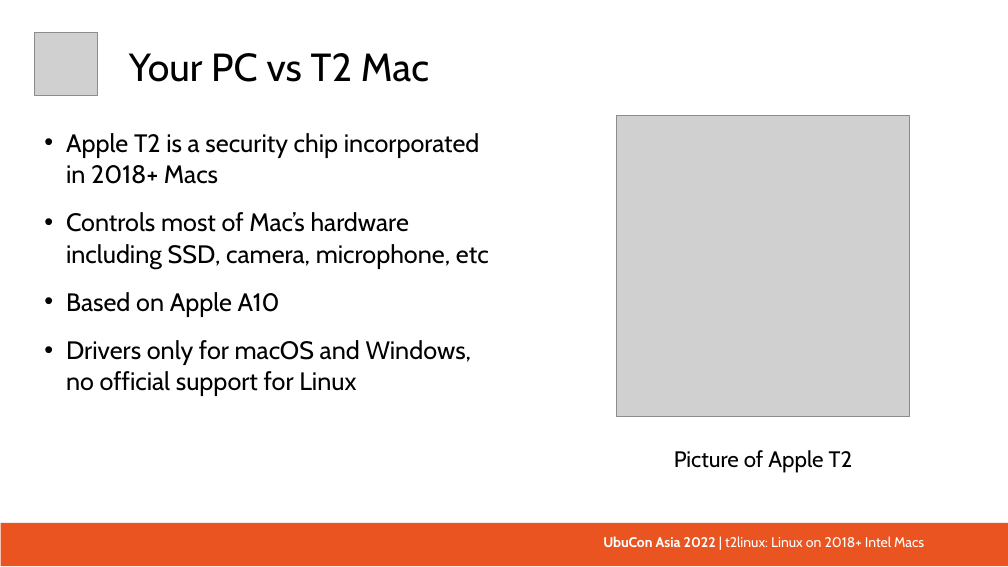
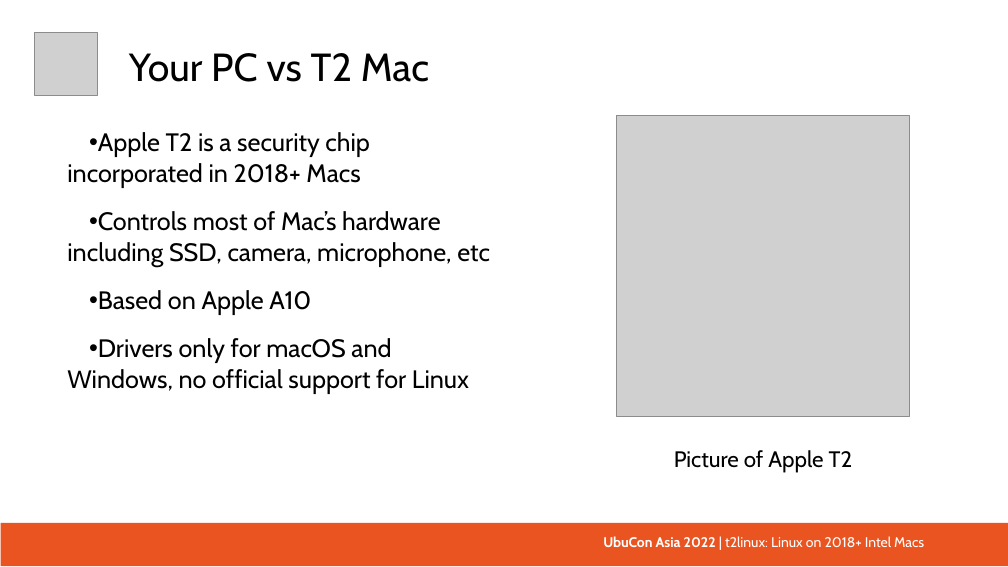
Before and after one commit to t2linux/ubucon-stuffs, a slide deck: slide 3 of t2linux presentation.odp. Drawn at 1008x567 pixels with LibreOffice and Linux fonts; fonts in the diff are those of the drawing; grey boxes stand for pictures. Boxes give left, top, right and bottom in pixels: in the first picture for what was removed or moved away, otherwise in the second. Text is boxed around its words. In the diff, an @@ line names an element or a change of style, - is before the commit and + after.

```diff
--- a/t2linux presentation.odp
+++ b/t2linux presentation.odp
@@ text "Apple T2 is a security ..." at [67, 132, 490, 394]: indent changed; line spacing 1.04 to 1.03 @@
```
Also in this commit, not shown: 3 other slides changed, 1 slide added.
